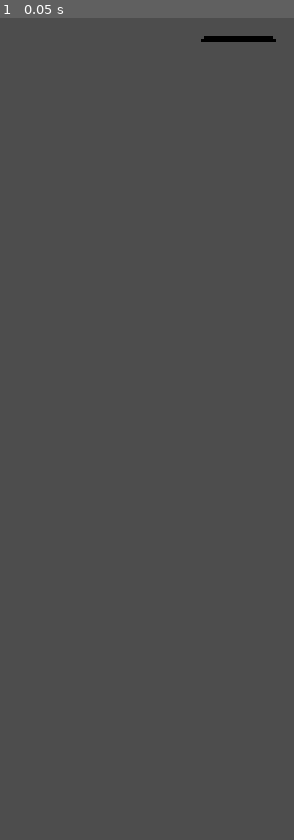
Above: before the commit, frame 1.
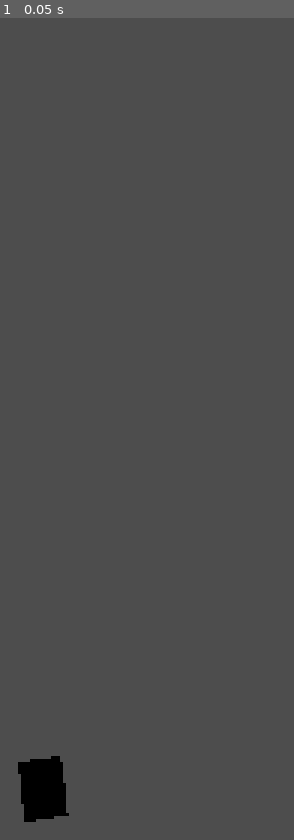
Above: after the commit, the same moment.

Repository: pientaszek0/rwr
Game: Godot game, scene res://main_scene.tscn
Two runs of this game, one before a commit and one after it. Both use one fixed random seed, a clock stepped at 60 frames per second and the inputs below. Before the commit the project starts from res://node_3d.tscn.
Inputs:
- Up to frame 1 (0.05 s): no input

The runs differ from the first frame. In frame 1, 1.3% of the frame differs, in the area x 6-94%, y 2-98%.

Commit message:
Od Poczatku

Diff:
--- a/project_files/main_node_script.gd
+++ /dev/null
@@ -1,114 +0,0 @@
-extends Node3D
-
-var webxr_interface
-
-func _ready() -> void:
-	$CanvasLayer.visible = false
-	$CanvasLayer/Button.pressed.connect(self._on_button_pressed)
-
-	webxr_interface = XRServer.find_interface("WebXR")
-	if webxr_interface:
-	# WebXR uses a lot of asynchronous callbacks, so we connect to various
-	# signals in order to receive them.
-		webxr_interface.session_supported.connect(self._webxr_session_supported)
-		webxr_interface.session_started.connect(self._webxr_session_started)
-		webxr_interface.session_ended.connect(self._webxr_session_ended)
-		webxr_interface.session_failed.connect(self._webxr_session_failed)
-
-		webxr_interface.select.connect(self._webxr_on_select)
-		webxr_interface.selectstart.connect(self._webxr_on_select_start)
-		webxr_interface.selectend.connect(self._webxr_on_select_end)
-
-		webxr_interface.squeeze.connect(self._webxr_on_squeeze)
-		webxr_interface.squeezestart.connect(self._webxr_on_squeeze_start)
-		webxr_interface.squeezeend.connect(self._webxr_on_squeeze_end)
-
-	# This returns immediately - our _webxr_session_supported() method
-	# (which we connected to the "session_supported" signal above) will
-	# be called sometime later to let us know if it's supported or not.
-		webxr_interface.is_session_supported("immersive-vr")
-
-	$XROrigin3D/LeftController.button_pressed.connect(self._on_left_controller_button_pressed)
-	$XROrigin3D/LeftController.button_released.connect(self._on_left_controller_button_released)
-
-func _webxr_session_supported(session_mode: String, supported: bool) -> void:
-	if session_mode == 'immersive-vr':
-		if supported:
-			$CanvasLayer.visible = true
-		else:
-			OS.alert("Your browser doesn't support VR")
-
-func _on_button_pressed() -> void:
-  # We want an immersive VR session, as opposed to AR ('immersive-ar') or a
-  # simple 3DoF viewer ('viewer').
-	webxr_interface.session_mode = 'immersive-vr'
-  # 'bounded-floor' is room scale, 'local-floor' is a standing or sitting
-  # experience (it puts you 1.6m above the ground if you have 3DoF headset),
-  # whereas as 'local' puts you down at the ARVROrigin.
-  # This list means it'll first try to request 'bounded-floor', then
-  # fallback on 'local-floor' and ultimately 'local', if nothing else is
-  # supported.
-	webxr_interface.requested_reference_space_types = 'bounded-floor, local-floor, local'
-  # In order to use 'local-floor' or 'bounded-floor' we must also
-  # mark the features as required or optional.
-	webxr_interface.required_features = 'local-floor'
-	webxr_interface.optional_features = 'bounded-floor'
-
-  # This will return false if we're unable to even request the session,
-  # however, it can still fail asynchronously later in the process, so we
-  # only know if it's really succeeded or failed when our
-  # _webxr_session_started() or _webxr_session_failed() methods are called.
-	if not webxr_interface.initialize():
-		OS.alert("Failed to initialize WebXR")
-		return
-
-func _webxr_session_started() -> void:
-	$CanvasLayer.visible = false
-  # This tells Godot to start rendering to the headset.
-	get_viewport().use_xr = true
-  # This will be the reference space type you ultimately got, out of the
-  # types that you requested above. This is useful if you want the game to
-  # work a little differently in 'bounded-floor' versus 'local-floor'.
-	print ("Reference space type: " + webxr_interface.reference_space_type)
-
-func _webxr_session_ended() -> void:
-	$CanvasLayer.visible = true
-  # If the user exits immersive mode, then we tell Godot to render to the web
-  # page again.
-	get_viewport().use_xr = false
-
-func _webxr_session_failed(message: String) -> void:
-	OS.alert("Failed to initialize: " + message)
-
-func _on_left_controller_button_pressed(button: String) -> void:
-	print ("Button pressed: " + button)
-
-func _on_left_controller_button_released(button: String) -> void:
-	print ("Button release: " + button)
-
-func _process(_delta: float) -> void:
-	var thumbstick_vector: Vector2 = $XROrigin3D/LeftController.get_vector2("thumbstick")
-	if thumbstick_vector != Vector2.ZERO:
-		print ("Left thumbstick position: " + str(thumbstick_vector))
-
-func _webxr_on_select(input_source_id: int) -> void:
-	print("Select: " + str(input_source_id))
-
-	var tracker: XRPositionalTracker = webxr_interface.get_input_source_tracker(input_source_id)
-	var xform = tracker.get_pose('default').transform
-	print (xform.origin)
-
-func _webxr_on_select_start(input_source_id: int) -> void:
-	print("Select Start: " + str(input_source_id))
-
-func _webxr_on_select_end(input_source_id: int) -> void:
-	print("Select End: " + str(input_source_id))
-
-func _webxr_on_squeeze(input_source_id: int) -> void:
-	print("Squeeze: " + str(input_source_id))
-
-func _webxr_on_squeeze_start(input_source_id: int) -> void:
-	print("Squeeze Start: " + str(input_source_id))
-
-func _webxr_on_squeeze_end(input_source_id: int) -> void:
-	print("Squeeze End: " + str(input_source_id))
--- /dev/null
+++ b/project_files/main_scene.tscn
@@ -0,0 +1,45 @@
+[gd_scene format=3 uid="uid://bs3k8fvh37bf7"]
+
+[ext_resource type="Script" uid="uid://b05xik55o2n48" path="res://main_script.gd" id="1_0f027"]
+
+[sub_resource type="BoxMesh" id="BoxMesh_o3jxj"]
+size = Vector3(0.1, 0.1, 0.1)
+
+[sub_resource type="BoxMesh" id="BoxMesh_0f027"]
+size = Vector3(0.1, 0.1, 0.1)
+
+[node name="Node3D" type="Node3D" unique_id=1926957678]
+script = ExtResource("1_0f027")
+
+[node name="XROrigin3D" type="XROrigin3D" parent="." unique_id=1926610704]
+
+[node name="XRCamera3D" type="XRCamera3D" parent="XROrigin3D" unique_id=565339605]
+transform = Transform3D(0.9647368, 0.10423221, -0.24169926, 0, 0.91825306, 0.39599437, 0.26321647, -0.38203034, 0.88587254, 0, 1.330712, 1.7801986)
+
+[node name="LeftController" type="XRController3D" parent="XROrigin3D" unique_id=151910520]
+tracker = &"left_hand"
+
+[node name="MeshInstance3D" type="MeshInstance3D" parent="XROrigin3D/LeftController" unique_id=1218886432]
+mesh = SubResource("BoxMesh_o3jxj")
+
+[node name="RightController" type="XRController3D" parent="XROrigin3D" unique_id=1125101334]
+tracker = &"right_hand"
+
+[node name="MeshInstance3D" type="MeshInstance3D" parent="XROrigin3D/RightController" unique_id=720111405]
+mesh = SubResource("BoxMesh_0f027")
+
+[node name="CanvasLayer" type="CanvasLayer" parent="." unique_id=555169017]
+
+[node name="Button" type="Button" parent="CanvasLayer" unique_id=1914903564]
+anchors_preset = 8
+anchor_left = 0.5
+anchor_top = 0.5
+anchor_right = 0.5
+anchor_bottom = 0.5
+offset_left = -125.0
+offset_top = -82.5
+offset_right = 125.0
+offset_bottom = 82.5
+grow_horizontal = 2
+grow_vertical = 2
+text = "Enter VR"
--- /dev/null
+++ b/project_files/main_script.gd
@@ -0,0 +1,114 @@
+extends Node3D
+
+var webxr_interface
+
+func _ready() -> void:
+    $CanvasLayer.visible = false
+    $CanvasLayer/Button.pressed.connect(self._on_button_pressed)
+
+    webxr_interface = XRServer.find_interface("WebXR")
+    if webxr_interface:
+    # WebXR uses a lot of asynchronous callbacks, so we connect to various
+    # signals in order to receive them.
+        webxr_interface.session_supported.connect(self._webxr_session_supported)
+        webxr_interface.session_started.connect(self._webxr_session_started)
+        webxr_interface.session_ended.connect(self._webxr_session_ended)
+        webxr_interface.session_failed.connect(self._webxr_session_failed)
+
+        webxr_interface.select.connect(self._webxr_on_select)
+        webxr_interface.selectstart.connect(self._webxr_on_select_start)
+        webxr_interface.selectend.connect(self._webxr_on_select_end)
+
+        webxr_interface.squeeze.connect(self._webxr_on_squeeze)
+        webxr_interface.squeezestart.connect(self._webxr_on_squeeze_start)
+        webxr_interface.squeezeend.connect(self._webxr_on_squeeze_end)
+
+    # This returns immediately - our _webxr_session_supported() method
+    # (which we connected to the "session_supported" signal above) will
+    # be called sometime later to let us know if it's supported or not.
+        webxr_interface.is_session_supported("immersive-vr")
+
+    $XROrigin3D/LeftController.button_pressed.connect(self._on_left_controller_button_pressed)
+    $XROrigin3D/LeftController.button_released.connect(self._on_left_controller_button_released)
+
+func _webxr_session_supported(session_mode: String, supported: bool) -> void:
+    if session_mode == 'immersive-vr':
+        if supported:
+            $CanvasLayer.visible = true
+        else:
+            OS.alert("Your browser doesn't support VR")
+
+func _on_button_pressed() -> void:
+  # We want an immersive VR session, as opposed to AR ('immersive-ar') or a
+  # simple 3DoF viewer ('viewer').
+    webxr_interface.session_mode = 'immersive-vr'
+  # 'bounded-floor' is room scale, 'local-floor' is a standing or sitting
+  # experience (it puts you 1.6m above the ground if you have 3DoF headset),
+  # whereas as 'local' puts you down at the ARVROrigin.
+  # This list means it'll first try to request 'bounded-floor', then
+  # fallback on 'local-floor' and ultimately 'local', if nothing else is
+  # supported.
+    webxr_interface.requested_reference_space_types = 'bounded-floor, local-floor, local'
+  # In order to use 'local-floor' or 'bounded-floor' we must also
+  # mark the features as required or optional.
+    webxr_interface.required_features = 'local-floor'
+    webxr_interface.optional_features = 'bounded-floor'
+
+  # This will return false if we're unable to even request the session,
+  # however, it can still fail asynchronously later in the process, so we
+  # only know if it's really succeeded or failed when our
+  # _webxr_session_started() or _webxr_session_failed() methods are called.
+    if not webxr_interface.initialize():
+        OS.alert("Failed to initialize WebXR")
+        return
+
+func _webxr_session_started() -> void:
+    $CanvasLayer.visible = false
+  # This tells Godot to start rendering to the headset.
+    get_viewport().use_xr = true
+  # This will be the reference space type you ultimately got, out of the
+  # types that you requested above. This is useful if you want the game to
+  # work a little differently in 'bounded-floor' versus 'local-floor'.
+    print ("Reference space type: " + webxr_interface.reference_space_type)
+
+func _webxr_session_ended() -> void:
+    $CanvasLayer.visible = true
+  # If the user exits immersive mode, then we tell Godot to render to the web
+  # page again.
+    get_viewport().use_xr = false
+
+func _webxr_session_failed(message: String) -> void:
+    OS.alert("Failed to initialize: " + message)
+
+func _on_left_controller_button_pressed(button: String) -> void:
+    print ("Button pressed: " + button)
+
+func _on_left_controller_button_released(button: String) -> void:
+    print ("Button release: " + button)
+
+func _process(_delta: float) -> void:
+    var thumbstick_vector: Vector2 = $XROrigin3D/LeftController.get_vector2("thumbstick")
+    if thumbstick_vector != Vector2.ZERO:
+        print ("Left thumbstick position: " + str(thumbstick_vector))
+
+func _webxr_on_select(input_source_id: int) -> void:
+    print("Select: " + str(input_source_id))
+
+    var tracker: XRPositionalTracker = webxr_interface.get_input_source_tracker(input_source_id)
+    var xform = tracker.get_pose('default').transform
+    print (xform.origin)
+
+func _webxr_on_select_start(input_source_id: int) -> void:
+    print("Select Start: " + str(input_source_id))
+
+func _webxr_on_select_end(input_source_id: int) -> void:
+    print("Select End: " + str(input_source_id))
+
+func _webxr_on_squeeze(input_source_id: int) -> void:
+    print("Squeeze: " + str(input_source_id))
+
+func _webxr_on_squeeze_start(input_source_id: int) -> void:
+    print("Squeeze Start: " + str(input_source_id))
+
+func _webxr_on_squeeze_end(input_source_id: int) -> void:
+    print("Squeeze End: " + str(input_source_id))
--- a/project_files/node_3d.tscn
+++ /dev/null
@@ -1,48 +0,0 @@
-[gd_scene format=3 uid="uid://ccvxjwg6wiprf"]
-
-[ext_resource type="Script" uid="uid://cs7tdlnjn3kv3" path="res://main_node_script.gd" id="1_a202f"]
-[ext_resource type="ArrayMesh" uid="uid://bqhv1m0w10tej" path="res://assets/models/apple.obj" id="2_a0tk4"]
-[ext_resource type="ArrayMesh" uid="uid://crbx5ig3s7nc" path="res://assets/models/banana.obj" id="3_r3fl7"]
-
-[sub_resource type="BoxMesh" id="BoxMesh_4xowi"]
-size = Vector3(0.1, 0.1, 0.1)
-
-[node name="main" type="Node3D" unique_id=1608127333]
-script = ExtResource("1_a202f")
-
-[node name="XROrigin3D" type="XROrigin3D" parent="." unique_id=1531300732]
-
-[node name="XRCamera3D" type="XRCamera3D" parent="XROrigin3D" unique_id=1900225849]
-
-[node name="LeftController" type="XRController3D" parent="XROrigin3D" unique_id=1202177254]
-tracker = &"left_hand"
-
-[node name="MeshInstance3D" type="MeshInstance3D" parent="XROrigin3D/LeftController" unique_id=1347266736]
-visible = false
-mesh = SubResource("BoxMesh_4xowi")
-
-[node name="HandLeftRoot" type="Node3D" parent="XROrigin3D/LeftController" unique_id=1018114339]
-
-[node name="MeshInstance3D" type="MeshInstance3D" parent="XROrigin3D/LeftController/HandLeftRoot" unique_id=1369359855]
-mesh = ExtResource("2_a0tk4")
-
-[node name="RightController" type="XRController3D" parent="XROrigin3D" unique_id=702861936]
-tracker = &"right_hand"
-
-[node name="MeshInstance3D" type="MeshInstance3D" parent="XROrigin3D/RightController" unique_id=1837727602]
-visible = false
-mesh = SubResource("BoxMesh_4xowi")
-
-[node name="HandRightRoot" type="Node3D" parent="XROrigin3D/RightController" unique_id=2125145003]
-
-[node name="MeshInstance3D" type="MeshInstance3D" parent="XROrigin3D/RightController/HandRightRoot" unique_id=1413164674]
-mesh = ExtResource("3_r3fl7")
-
-[node name="CanvasLayer" type="CanvasLayer" parent="." unique_id=596215835]
-
-[node name="Button" type="Button" parent="CanvasLayer" unique_id=2947607]
-offset_left = 66.0
-offset_top = 40.0
-offset_right = 245.0
-offset_bottom = 155.0
-text = "Enter VR"
--- a/project_files/project.godot
+++ b/project_files/project.godot
@@ -10,9 +10,9 @@
 
 [application]
 
-config/name="First Project"
-run/main_scene="uid://ccvxjwg6wiprf"
-config/features=PackedStringArray("4.6", "Forward Plus")
+config/name="Projekt MWiWR"
+run/main_scene="uid://bs3k8fvh37bf7"
+config/features=PackedStringArray("4.6", "GL Compatibility")
 config/icon="res://icon.svg"
 
 [physics]
@@ -22,6 +22,8 @@
 [rendering]
 
 rendering_device/driver.windows="d3d12"
+renderer/rendering_method="gl_compatibility"
+renderer/rendering_method.mobile="gl_compatibility"
 
 [xr]
 
Not shown, removed: project_files/assets/materials/apple.mtl
Not shown, removed: project_files/assets/materials/banana.mtl
Not shown, removed: project_files/assets/models/apple.obj
Not shown, removed: project_files/assets/models/apple.obj.import
Not shown, removed: project_files/assets/models/banana.obj
Not shown, removed: project_files/assets/models/banana.obj.import
Not shown, changed: project_files/icon.svg.import
Not shown, removed: project_files/main_node_script.gd.uid
Not shown, added: project_files/main_script.gd.uid
Not shown, changed: docs/index.html
Not shown, changed: docs/index.pck
Not shown, removed: project_files/.gitattributes
(and 1 more such lines)
